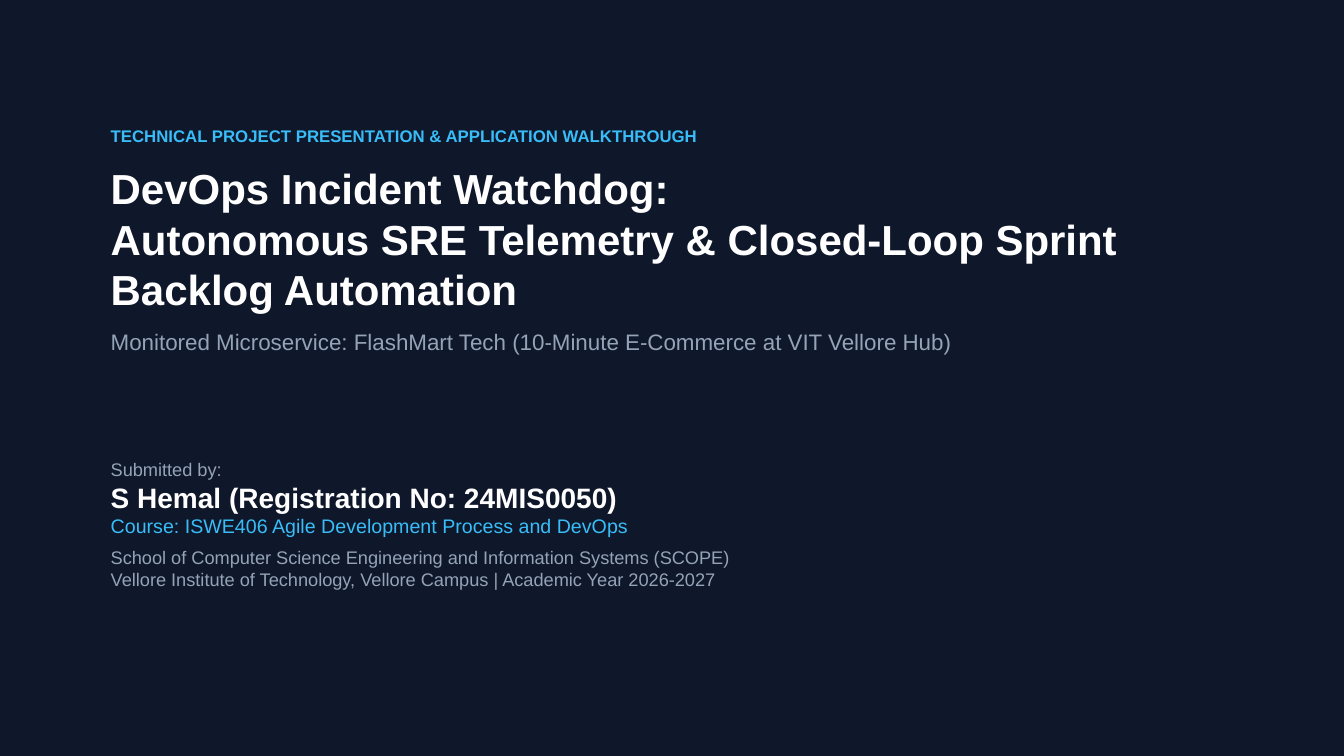
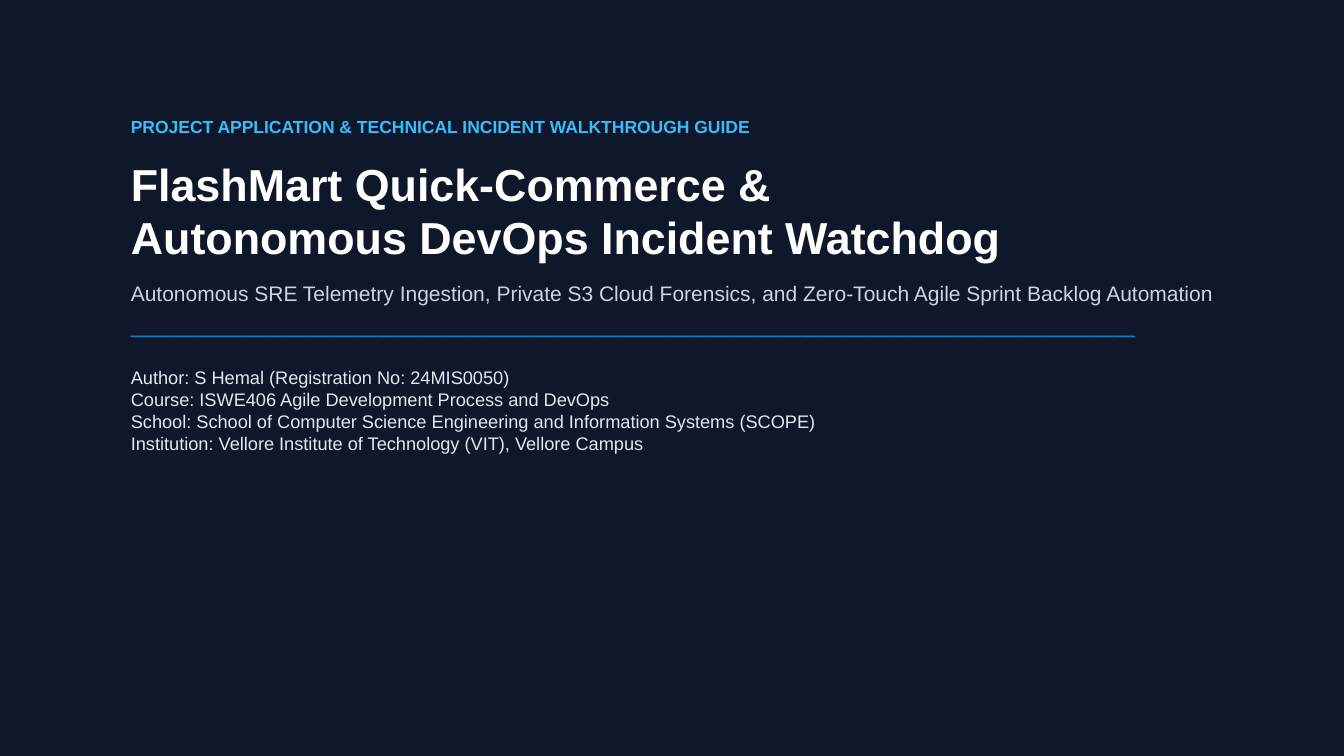
Before and after one commit to hemalexe/devopss-incident-watchdog, a slide deck: slide 1 of FlashMart_Incident_Watchdog_Application_Guide.pptx. Drawn at 1344x756 pixels with LibreOffice and Linux fonts; fonts in the diff are those of the drawing. Boxes give left, top, right and bottom in pixels: in the first picture for what was removed or moved away, otherwise in the second. Text is boxed around its words. In the diff, an @@ line names an element or a change of style, - is before the commit and + after.

```diff
--- a/FlashMart_Incident_Watchdog_Application_Guide.pptx
+++ b/FlashMart_Incident_Watchdog_Application_Guide.pptx
@@ text at [131,121,1212,454]: text changed; size 30 to 13 pt; text colour #FFFFFF to #E2E8F0; bold off @@
-TECHNICAL PROJECT PRESENTATION & APPLICATION WALKTHROUGH
-DevOps Incident Watchdog:
-Autonomous SRE Telemetry & Closed-Loop Sprint Backlog Automation
-Monitored Microservice: FlashMart Tech (10-Minute E-Commerce at VIT Vellore Hub)
+PROJECT APPLICATION & TECHNICAL INCIDENT WALKTHROUGH GUIDE
+FlashMart Quick-Commerce &
+Autonomous DevOps Incident Watchdog
+Autonomous SRE Telemetry Ingestion, Private S3 Cloud Forensics, and Zero-Touch Agile Sprint Backlog Automation
+―――――――――――――――――――――――――――――――――――――――――――――
+Author: S Hemal (Registration No: 24MIS0050)
+Course: ISWE406 Agile Development Process and DevOps
+School: School of Computer Science Engineering and Information Systems (SCOPE)
+Institution: Vellore Institute of Technology (VIT), Vellore Campus
@@ text removed at [111,463,730,590] @@
-Submitted by:
-S Hemal (Registration No: 24MIS0050)
-Course: ISWE406 Agile Development Process and DevOps
-School of Computer Science Engineering and Information Systems (SCOPE)
-Vellore Institute of Technology, Vellore Campus | Academic Year 2026-2027
```
Also in this commit, not shown: 8 other slides changed, 7 slides added, 5 slides removed, 22 other files.
